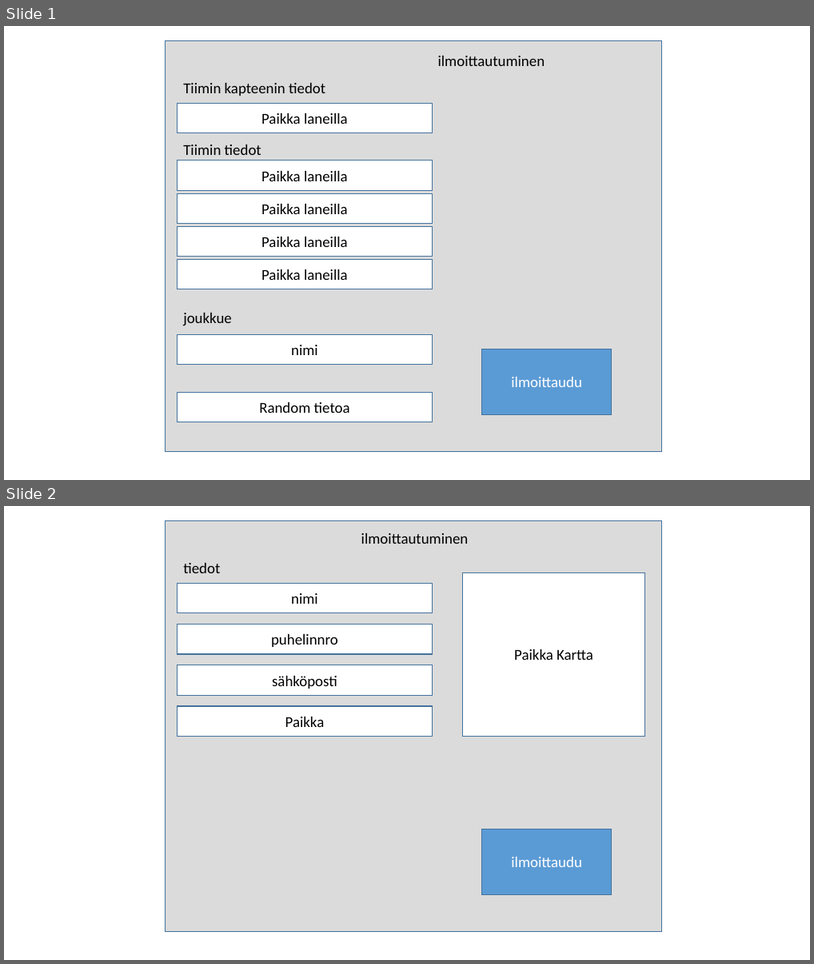
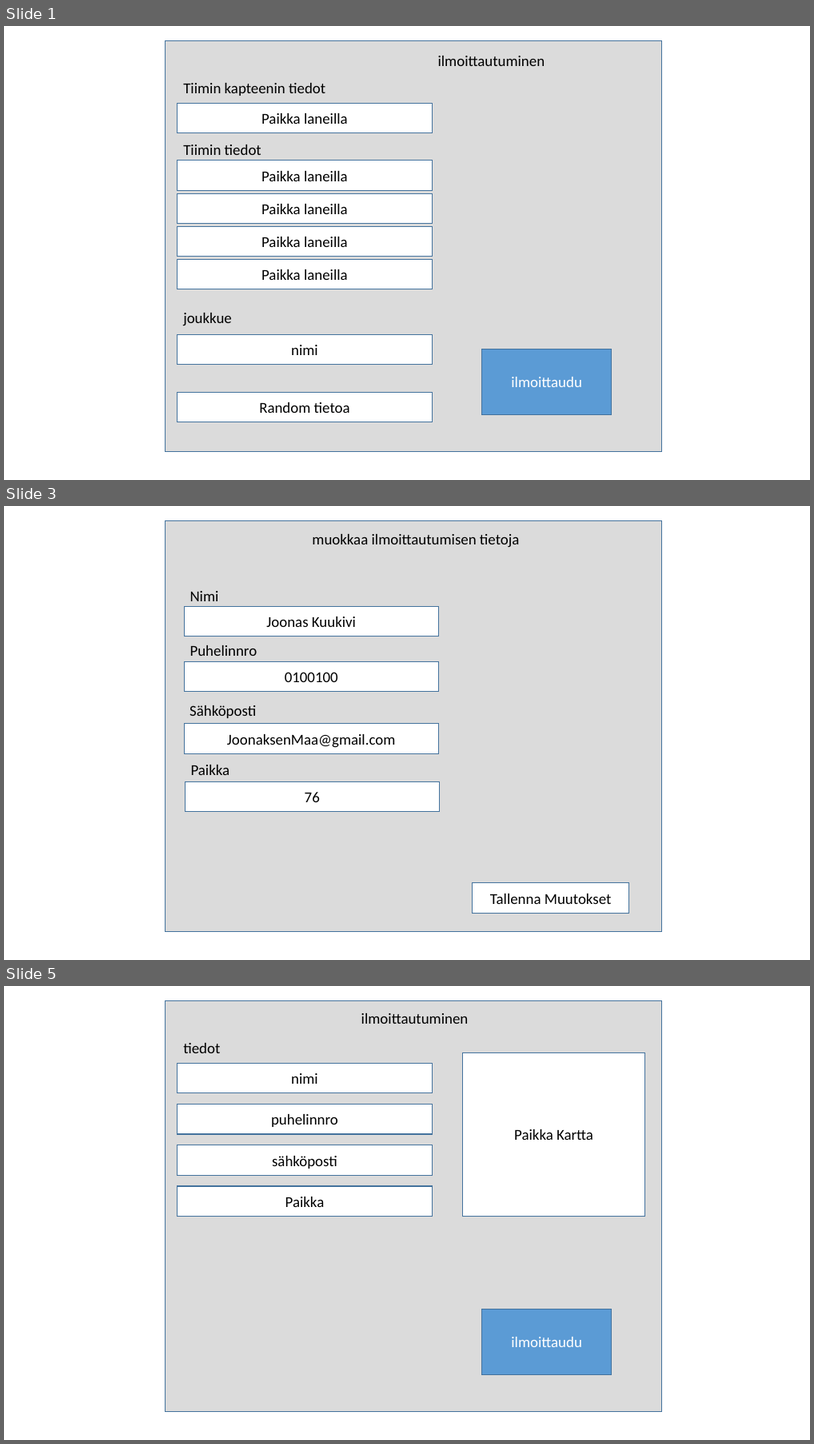
Before and after one commit to njuvonen/leenankurssi, a slide deck: testikansio/Presentation1.pptx. Shown one above the other, each under a label of ours: slides 1 and 2 before the commit, slides 1, 3 and 5 after it; the slides between them are not shown. The pictures are 814x964 and 814x1444 pixels, drawn with LibreOffice and Linux fonts; fonts in the diff are those of the drawing; background and template pictures are left out. Boxes give left, top, right and bottom in pixels: in the first picture for what was removed or moved away, otherwise in the second. Text is boxed around its words. In the diff, an @@ line names an element or a change of style, - is before the commit and + after.

```diff
--- a/testikansio/Presentation1.pptx
+++ b/testikansio/Presentation1.pptx
@@ slide 3 added at bbox=[4, 506, 810, 960], background picture (left out) @@
@@ rectangle added at bbox=[166, 521, 662, 932], fill #D9D9D9 at 92% opacity, outline #43739E 1 pt @@
@@ text added at bbox=[312, 534, 519, 548], 18 pt, text #000000 @@
+muokkaa ilmoittautumisen tietoja
@@ text added at bbox=[190, 591, 219, 601], 18 pt, text #000000 @@
+Nimi
@@ rectangle added at bbox=[184, 607, 439, 636], fill #FFFFFF, outline #43739E 1 pt, 18 pt, text #000000 @@
+Joonas Kuukivi
@@ text added at bbox=[190, 645, 258, 656], 18 pt, text #000000 @@
+Puhelinnro
@@ rectangle added at bbox=[184, 661, 439, 691], fill #FFFFFF, outline #43739E 1 pt, 18 pt, text #000000 @@
+0100100
@@ text added at bbox=[190, 705, 256, 718], 18 pt, text #000000 @@
+Sähköposti
@@ rectangle added at bbox=[184, 724, 439, 753], fill #FFFFFF, outline #43739E 1 pt, 18 pt, text #000000 @@
+JoonaksenMaa@gmail.com
@@ text added at bbox=[191, 764, 230, 775], 18 pt, text #000000 @@
+Paikka
@@ rectangle added at bbox=[185, 782, 439, 812], fill #FFFFFF, outline #43739E 1 pt, 18 pt, text #000000 @@
+76
@@ rectangle added at bbox=[473, 883, 630, 912], fill #FFFFFF, outline #43739E 1 pt, 18 pt, text #000000 @@
+Tallenna Muutokset
@@ what was slide 2 is now slide 5 @@
```
Also in this commit, not shown: 2 other slides added, 3 other files.
